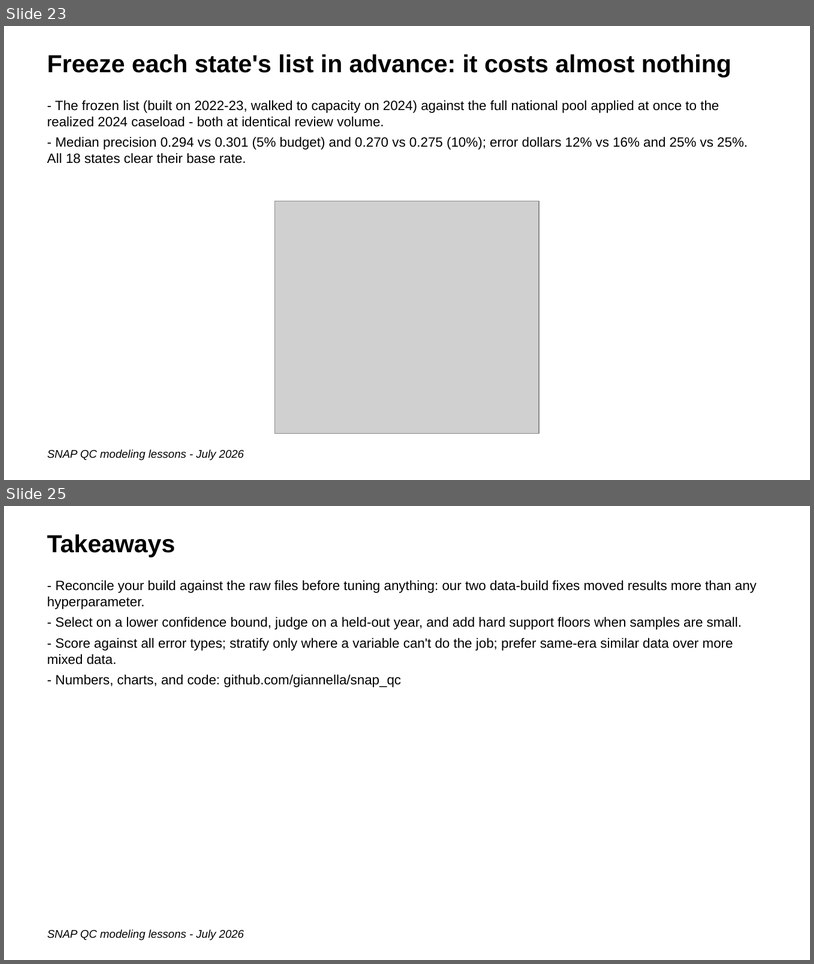
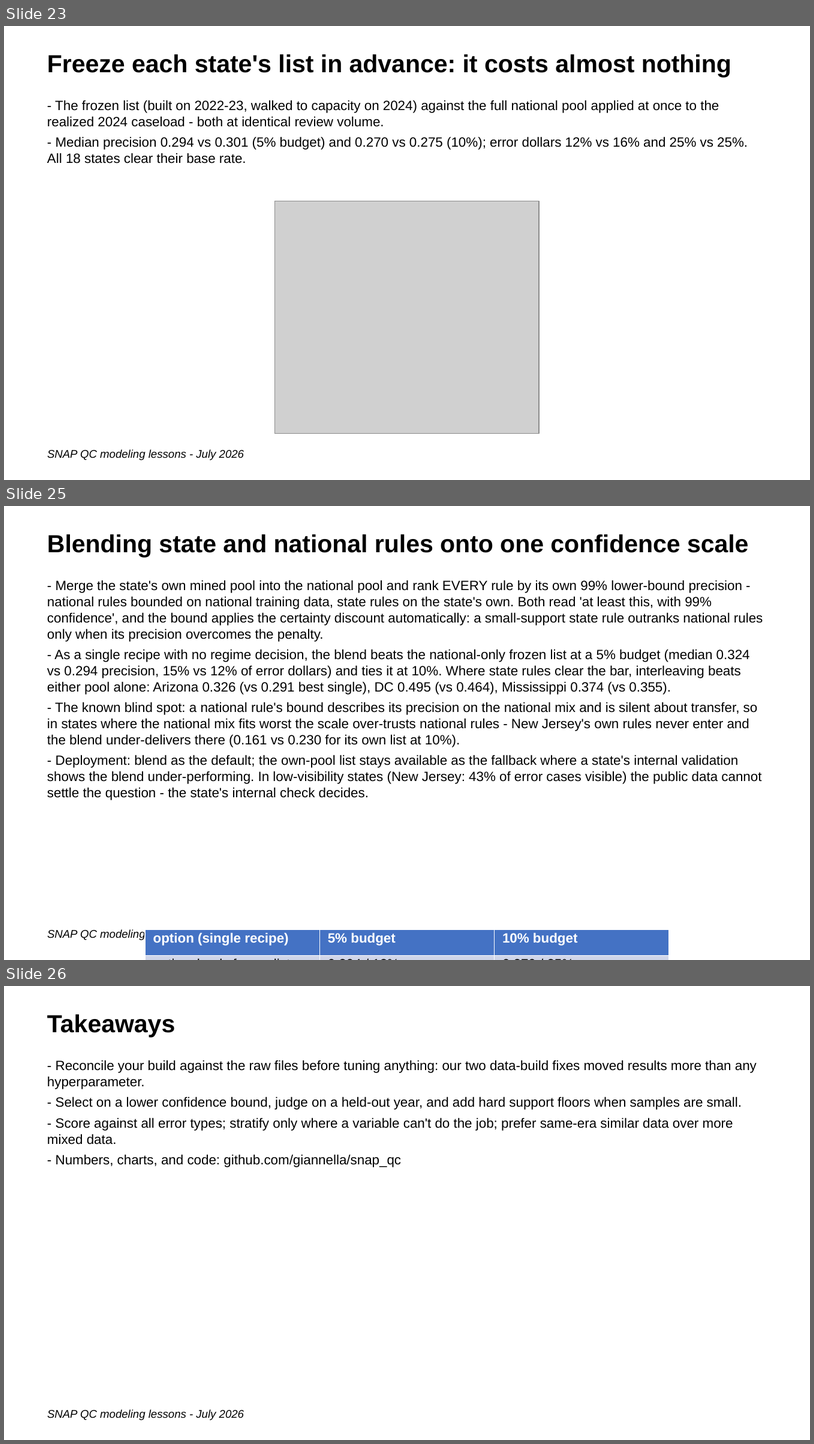
Before and after one commit to giannella/snap_qc, a slide deck: lessons_getting_more_signal_from_snap_qc_data.pptx. Shown one above the other, each under a label of ours: slides 23 and 25 before the commit, slides 23, 25 and 26 after it; the slides between them are not shown. The pictures are 814x964 and 814x1444 pixels, drawn with LibreOffice and Linux fonts; fonts in the diff are those of the drawing; grey boxes stand for pictures. Boxes give left, top, right and bottom in pixels: in the first picture for what was removed or moved away, otherwise in the second. Text is boxed around its words. In the diff, an @@ line names an element or a change of style, - is before the commit and + after.

```diff
--- a/lessons_getting_more_signal_from_snap_qc_data.pptx
+++ b/lessons_getting_more_signal_from_snap_qc_data.pptx
@@ slide 25 added at <box>4,506,810,960</box>, background #FFFFFF @@
@@ text added at <box>47,534,749,557</box>, 22 pt, text #000000, bold @@
+Blending state and national rules onto one confidence scale
@@ text added at <box>47,580,763,800</box>, 12 pt, text #000000 @@
+- Merge the state's own mined pool into the national pool and rank EVERY rule by its own 99% lower-bound precision - national rules bounded on national training data, state rules on the state's own. Both read 'at least this, with 99% confidence', and the bound applies the certainty discount automatically: a small-support state rule outranks national rules only when its precision overcomes the penalty.
+- As a single recipe with no regime decision, the blend beats the national-only frozen list at a 5% budget (median 0.324 vs 0.294 precision, 15% vs 12% of error dollars) and ties it at 10%. Where state rules clear the bar, interleaving beats either pool alone: Arizona 0.326 (vs 0.291 best single), DC 0.495 (vs 0.464), Mississippi 0.374 (vs 0.355).
+- The known blind spot: a national rule's bound describes its precision on the national mix and is silent about transfer, so in states where the national mix fits worst the scale over-trusts national rules - New Jersey's own rules never enter and the blend under-delivers there (0.161 vs 0.230 for its own list at 10%).
+- Deployment: blend as the default; the own-pool list stays available as the fallback where a state's internal validation shows the blend under-performing. In low-visibility states (New Jersey: 43% of error cases visible) the public data cannot settle the question - the state's internal check decides.
@@ text added at <box>47,929,216,940</box>, 10 pt, text #000000, italic @@
+SNAP QC modeling lessons - July 2026
@@ table added at <box>145,930,670,960</box>, 4 rows, 3 columns @@
+option (single recipe) | 5% budget | 10% budget
+national-only frozen list | 0.294 / 12% | 0.270 / 25%
+blended frozen list (99% bound) | 0.324 / 15% | 0.262 / 24%
+state's own pool only | 0.256 / 13% | 0.236 / 25%
@@ what was slide 25 is now slide 26 @@
```
Also in this commit, not shown: 1 slide changed, 4 other files.
